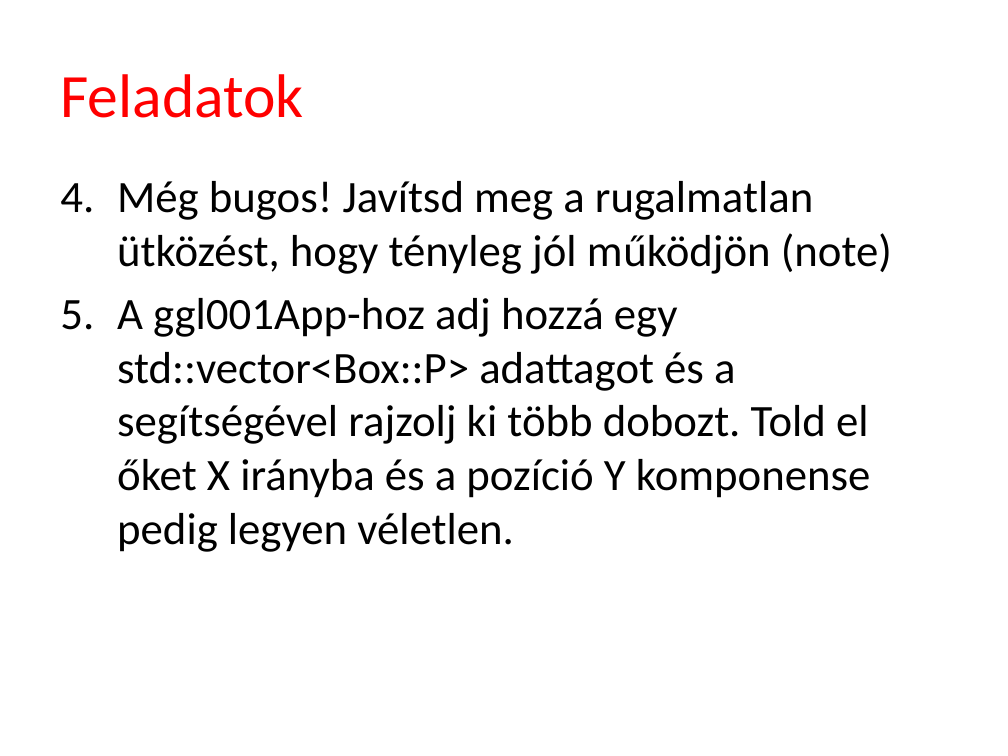
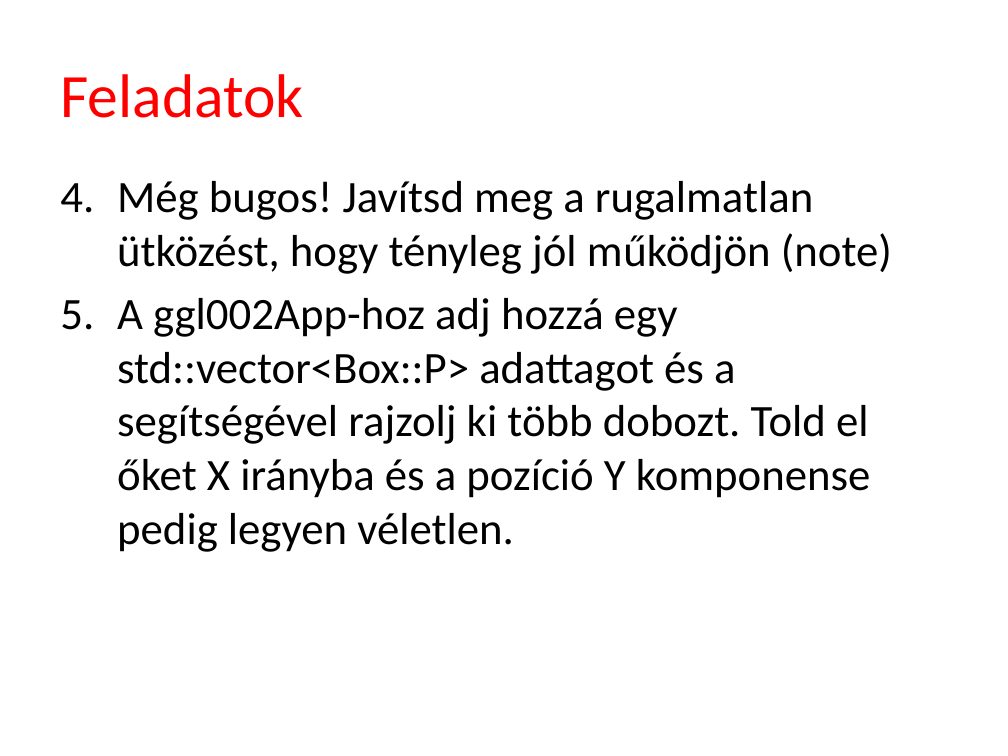
Before and after one commit to tyekx/dx12, a slide deck: slide 20 of Slides/ggl002-Libraries.pptx. Drawn at 1008x756 pixels with LibreOffice and Linux fonts; fonts in the diff are those of the drawing; background and template pictures are left out. Boxes give left, top, right and bottom in pixels: in the first picture for what was removed or moved away, otherwise in the second. Text is boxed around its words. In the diff, an @@ line names an element or a change of style, - is before the commit and + after.

```diff
--- a/Slides/ggl002-Libraries.pptx
+++ b/Slides/ggl002-Libraries.pptx
@@ text at [117, 298, 871, 552]: text changed @@
-5. A ggl001App-hoz adj hozzá egy std::vector<Box::P> adattagot és a segítségével rajzolj ki több dobozt. Told el őket X irányba és a pozíció Y komponense pedig legyen véletlen.
+5. A ggl002App-hoz adj hozzá egy std::vector<Box::P> adattagot és a segítségével rajzolj ki több dobozt. Told el őket X irányba és a pozíció Y komponense pedig legyen véletlen.
```
Also in this commit, not shown: 7 other slides changed, 7 other files.
